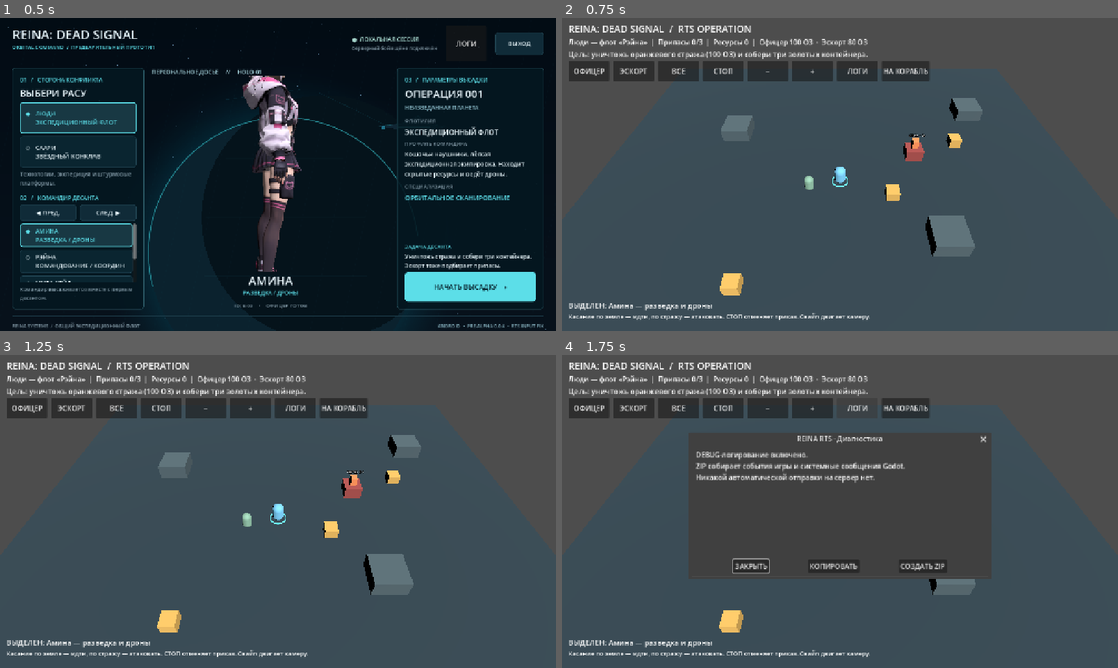
Above: before the commit, frames 1-4 (two rows, left to right).
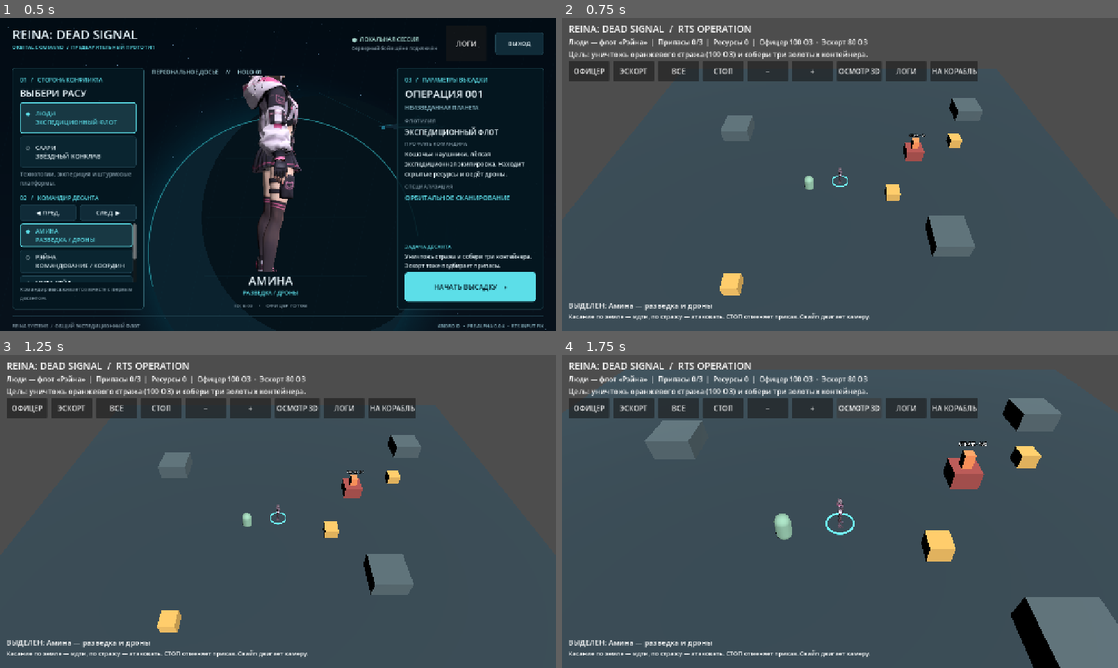
Above: after the commit, the same moments.

Repository: Ncorror/neko-dead-signal
Game: Godot game, scene res://scenes/main.tscn
The game is run twice, just before and just after one commit, with the same random seed, the same clock (stepped at 60 frames per second) and the same inputs.
Inputs (mouse positions are in pixels of both pictures, inside the frame that each line leads up to):
- Up to frame 1 (0.5 s): no input
- Up to frame 2 (0.75 s): click "НАЧАТЬ ВЫСАДКУ ›" at 0.5 s
- Up to frame 3 (1.25 s): no input
- Up to frame 4 (1.75 s): click (856, 408) at 1.25 s, where only the run after the commit has a clickable "ОСМОТР 3D"

Frame 1 is identical in both runs. In frame 2, 0.9% of the frame differs, in the area x 49-75%, y 13-53%; in frame 3, 0.9%; in frame 4, 11%, in the area x 14-100%, y 13-100%.

Commit message:
feat(landing): show static Amina GLB at human-scale while preserving Combatant and rigged fallback

Diff:
--- a/client/scripts/operation.gd
+++ b/client/scripts/operation.gd
@@ -7,6 +7,10 @@
 const PATH_GRID := preload("res://scripts/rts_navigation.gd")
 const DIAGNOSTICS_UI := preload("res://scripts/rts_diagnostics_ui.gd")
 const RIGGED_AMINA := "res://assets/characters/amina/amina_rigged.glb"
+const STATIC_AMINA_PREVIEW := "res://assets/characters/amina/preview.glb"
+const MODEL_FIT := preload("res://scripts/rts_character_fit.gd")
+const STATIC_AMINA_WORLD_HEIGHT := 1.90
+const STATIC_AMINA_FRONT_YAW_DEGREES := 90.0
 
 const MAP_LIMIT := 24.0
 const OFFICER_SPEED := 5.8
@@ -132,6 +136,10 @@
     unit.add_child(visual)
     if is_commander:
         _attach_optional_rigged_amina(unit, visual)
+        # A static Meshy mesh can be inspected on the battlefield, but it
+        # never impersonates a rigged, animated character.
+        if visual.visible:
+            _attach_optional_static_amina(unit, visual)
     units.append(unit)
     return unit
 
@@ -170,6 +178,42 @@
     animation_players[unit] = player
     _set_unit_animation(unit, false)
     print("RTS_AMINA_RIG_READY: ", player.get_animation_list())
+
+func _attach_optional_static_amina(unit: Node3D, placeholder: MeshInstance3D) -> void:
+    # Experimental visual-only landing test. Combat, AI, HP, navigation and
+    # selection stay on the original Combatant node.
+    if GameState.faction_index != 0 or GameState.officer_index != 0:
+        return
+    if not ResourceLoader.exists(STATIC_AMINA_PREVIEW):
+        return
+    var imported: Resource = load(STATIC_AMINA_PREVIEW)
+    if not (imported is PackedScene):
+        push_warning("RTS_STATIC_AMINA_NOT_PACKED_SCENE")
+        return
+    var packed: PackedScene = imported as PackedScene
+    var instance: Node = packed.instantiate()
+    if not (instance is Node3D):
+        instance.queue_free()
+        push_warning("RTS_STATIC_AMINA_WRONG_ROOT")
+        return
+    var mount := Node3D.new()
+    mount.name = "StaticCommanderPreview"
+    unit.add_child(mount)
+    mount.add_child(instance)
+    var static_model: Node3D = instance as Node3D
+    var fit: Dictionary = MODEL_FIT.fit_to_height(static_model, STATIC_AMINA_WORLD_HEIGHT)
+    if not bool(fit.get("ok", false)):
+        mount.queue_free()
+        push_warning("RTS_STATIC_AMINA_INVALID_BOUNDS")
+        return
+    # The source was generated from a side portrait, so set a test yaw.
+    mount.rotation.y = deg_to_rad(STATIC_AMINA_FRONT_YAW_DEGREES)
+    placeholder.hide()
+    if RTSDiagnostics.enabled:
+        RTSDiagnostics.event("visual", "static_amina_landing", {
+            "height": fit["target_height"], "scale": fit["scale"],
+            "note": "STATIC_NO_RIG_NO_ANIMATIONS"
+        })
 
 func _has_motion_clip(player: AnimationPlayer, keyword: String) -> bool:
     for clip in player.get_animation_list():
@@ -255,6 +299,8 @@
     _add_button(controls, "СТОП", _stop_selected_units)
     _add_button(controls, "−", _zoom_out)
     _add_button(controls, "+", _zoom_in)
+    if RTSDiagnostics.enabled and GameState.faction_index == 0 and GameState.officer_index == 0:
+        _add_button(controls, "ОСМОТР 3D", _inspect_commander)
     if RTSDiagnostics.enabled:
         var debug_panel := DIAGNOSTICS_UI.new()
         add_child(debug_panel)
@@ -294,6 +340,20 @@
     if hero.hull > 0:
         _select_unit(hero)
         camera_focus = hero.global_position
+
+func _inspect_commander() -> void:
+    # Strategic camera zoom only. No direct-control/joystick mode.
+    if hero == null or hero.hull <= 0:
+        return
+    _select_unit(hero)
+    camera_focus = hero.global_position
+    camera_zoom = CAMERA_MIN_ZOOM
+    _clamp_camera_focus()
+    if RTSDiagnostics.enabled:
+        RTSDiagnostics.event("camera", "inspect_static_commander", {
+            "zoom": camera_zoom,
+            "is_static": hero.get_node_or_null("StaticCommanderPreview") != null
+        })
 
 func _focus_escort() -> void:
     if escort.hull > 0:
